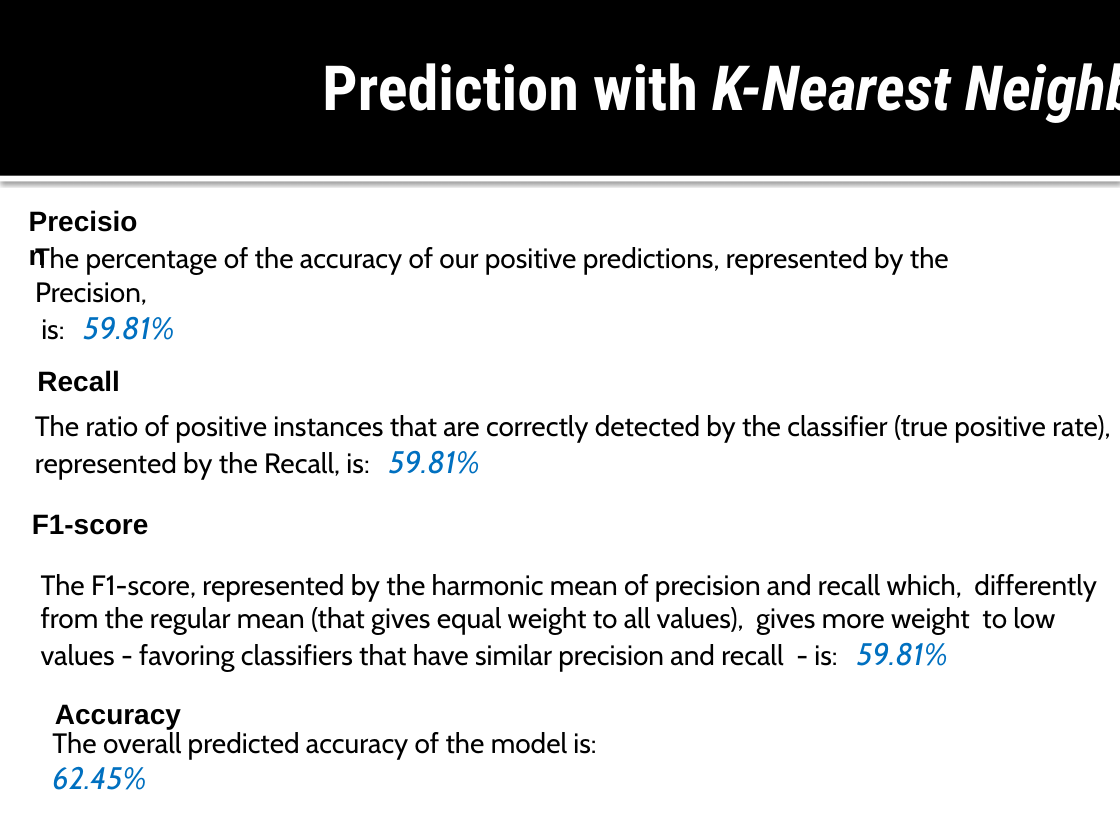
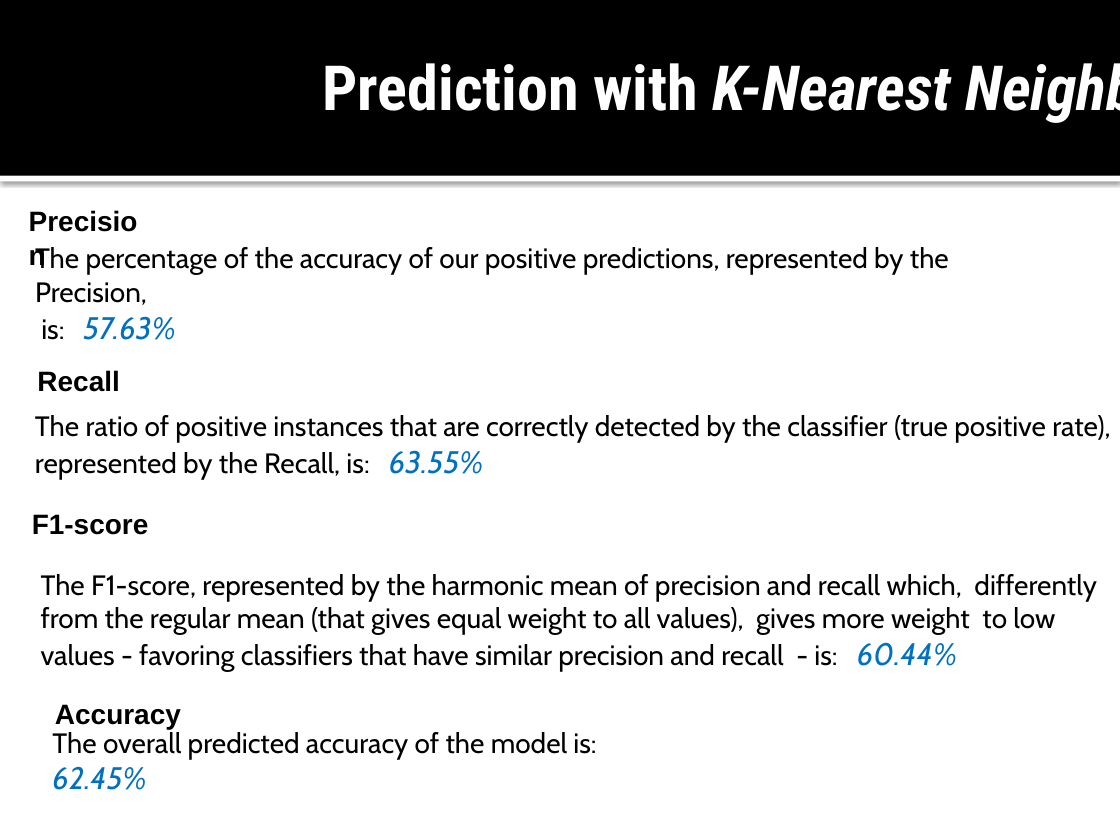
Before and after one commit to TarazGr/FDS-Final, a slide deck: slide 14 of Prova.pptx. Drawn at 1120x840 pixels with LibreOffice and Linux fonts; fonts in the diff are those of the drawing. Boxes give left, top, right and bottom in pixels: in the first picture for what was removed or moved away, otherwise in the second. Text is boxed around its words. In the diff, an @@ line names an element or a change of style, - is before the commit and + after.

```diff
--- a/Prova.pptx
+++ b/Prova.pptx
@@ text in rectangle at bbox=[41, 316, 175, 340]: text changed @@
-is: 59.81%
+is: 57.63%
@@ text at bbox=[35, 415, 1110, 479]: text changed @@
-The ratio of positive instances that are correctly detected by the classifier (true positive rate), represented by the Recall, is: 59.81%
+The ratio of positive instances that are correctly detected by the classifier (true positive rate), represented by the Recall, is: 63.55%
@@ text at bbox=[41, 574, 1096, 671]: text changed @@
-The F1-score, represented by the harmonic mean of precision and recall which, differently from the regular mean (that gives equal weight to all values), gives more weight to low values - favoring classifiers that have similar precision and recall - is: 59.81%
+The F1-score, represented by the harmonic mean of precision and recall which, differently from the regular mean (that gives equal weight to all values), gives more weight to low values - favoring classifiers that have similar precision and recall - is: 60.44%
```
Also in this commit, not shown: 16 other slides changed, 2 other files.
